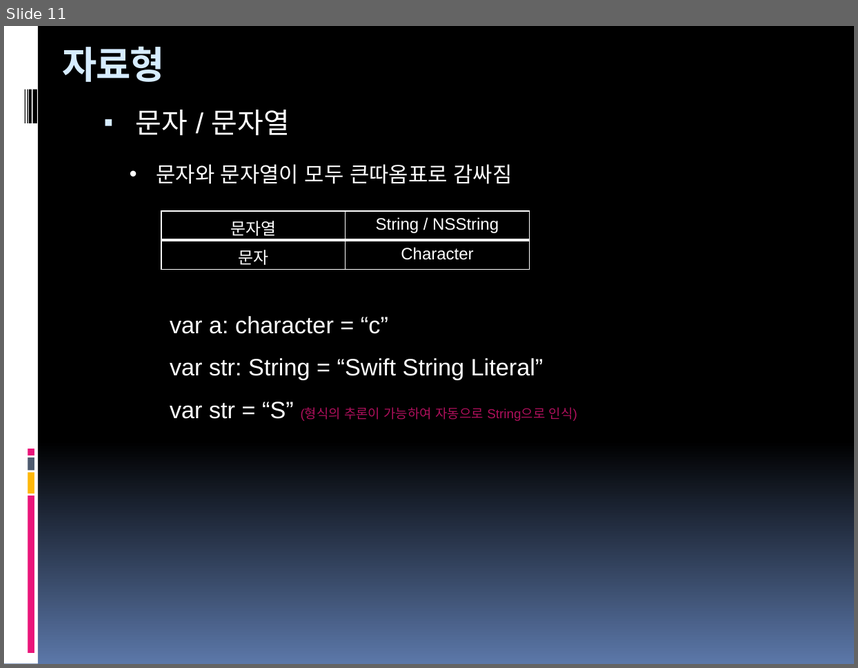
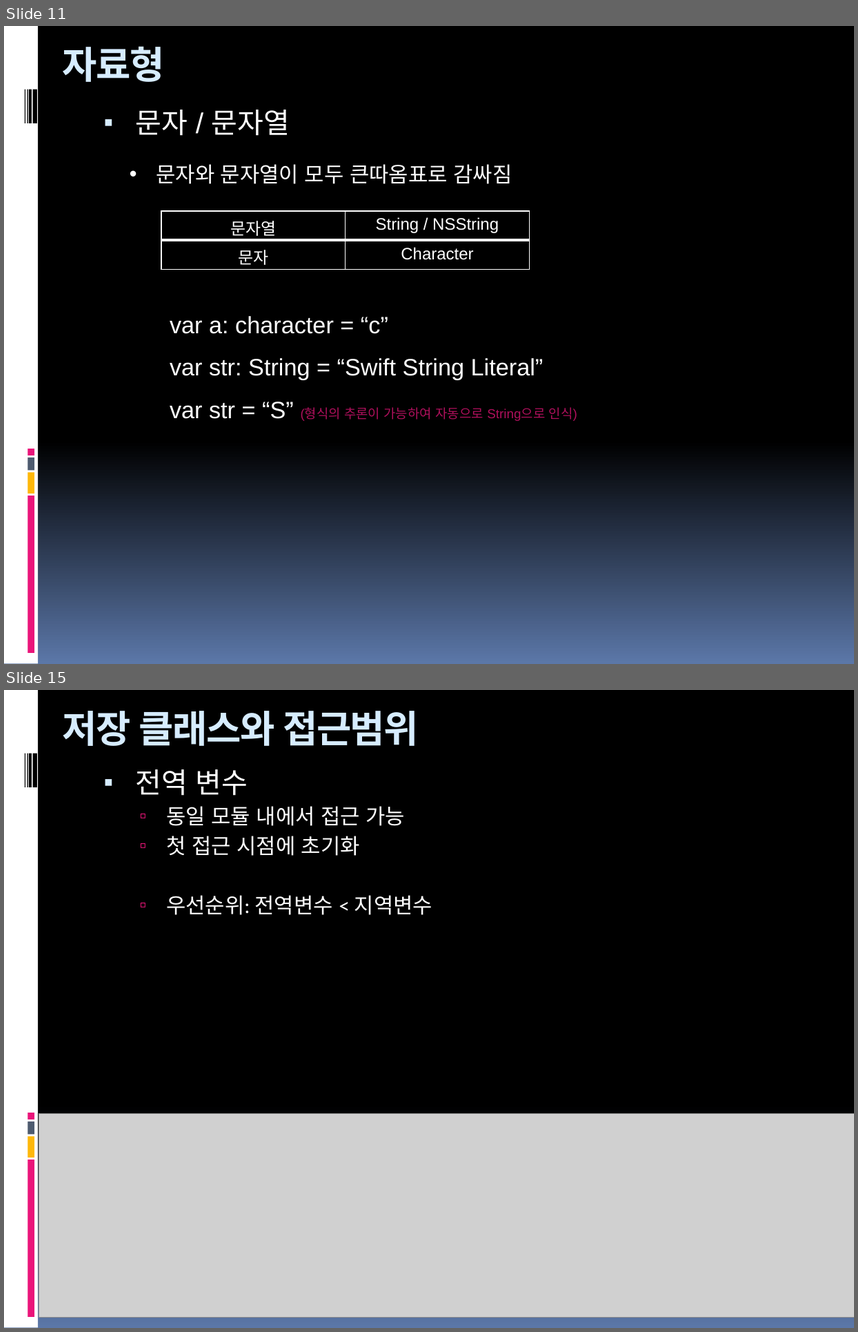
Before and after one commit to hounga13/helloSwift, a slide deck: Swift세미나자료.pptx. Shown one above the other, each under a label of ours: slide 11 before the commit, slides 11 and 15 after it; the slides between them are not shown. The pictures are 858x668 and 858x1332 pixels, drawn with LibreOffice and Linux fonts; fonts in the diff are those of the drawing; grey boxes stand for pictures. Boxes give left, top, right and bottom in pixels: in the first picture for what was removed or moved away, otherwise in the second. Text is boxed around its words. In the diff, an @@ line names an element or a change of style, - is before the commit and + after.

```diff
--- a/Swift세미나자료.pptx
+++ b/Swift세미나자료.pptx
@@ slide 15 added at box(4, 690, 854, 1328), background gradient #000000 to #5B77A8; not listed: 9 template elements that a slide beside it also shows @@
@@ title added at box(63, 711, 419, 746), 32 pt, text #D6ECFF, bold @@
+저장 클래스와 접근범위
@@ text added at box(136, 769, 432, 915), 18 pt, text #FFFFFF @@
+▪ 전역 변수
+  ▫ 동일 모듈 내에서 접근 가능
+  ▫ 첫 접근 시점에 초기화
+  ▫ 우선순위: 전역변수 < 지역변수
@@ picture added at box(39, 1114, 854, 1317) @@
```
Also in this commit, not shown: 1 slide changed, 7 other slides added, 2 other files.
